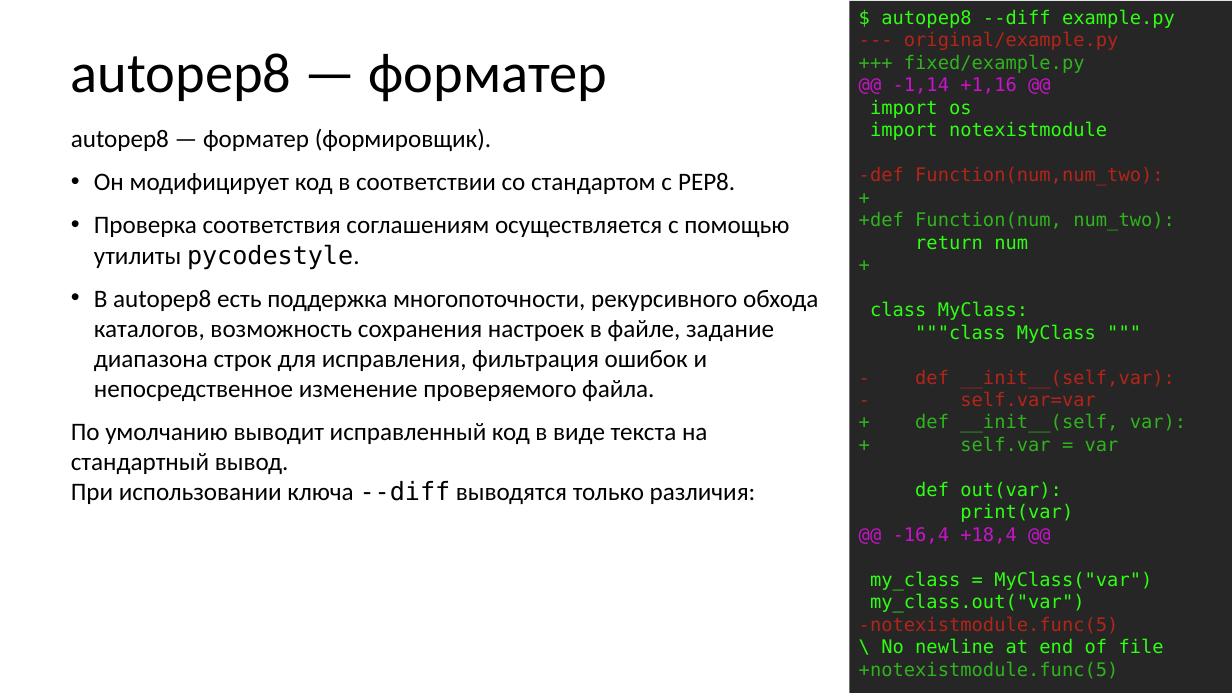
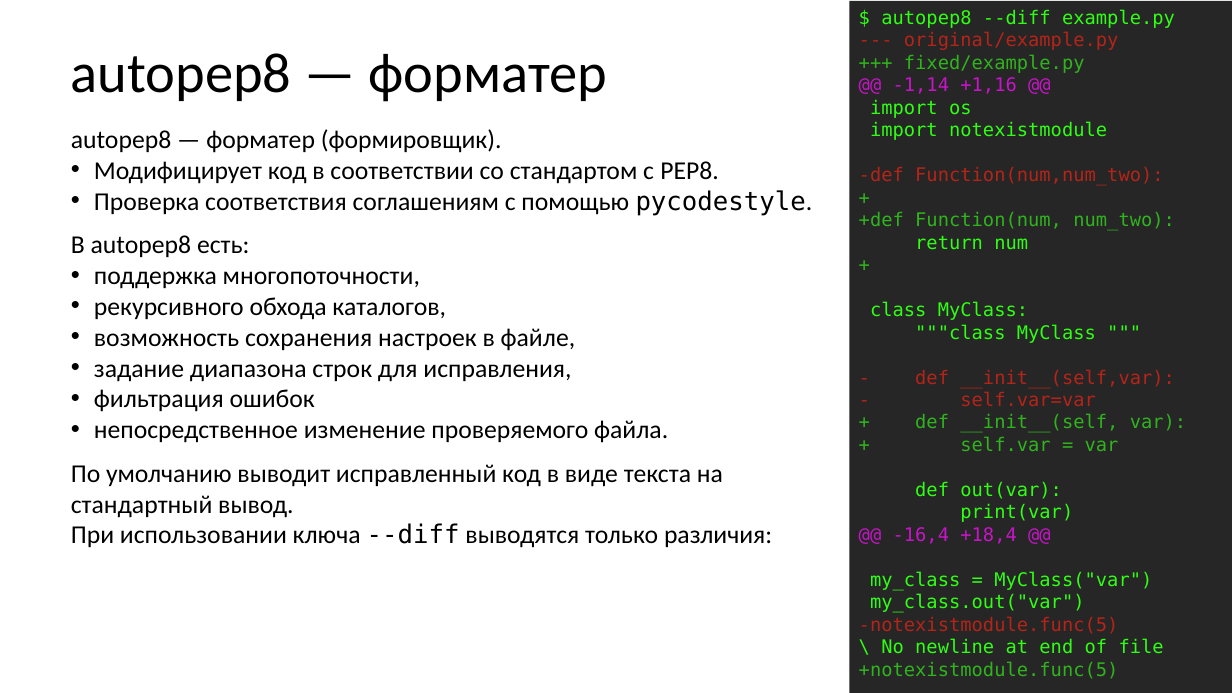
Before and after one commit to xtrueman/prog_instruments, a slide deck: slide 48 of presentations/StaticAnalysers.pptx (slide 41 before the commit). Drawn at 1232x693 pixels with LibreOffice and Linux fonts; fonts in the diff are those of the drawing. Boxes give left, top, right and bottom in pixels: in the first picture for what was removed or moved away, otherwise in the second. Text is boxed around its words. In the diff, an @@ line names an element or a change of style, - is before the commit and + after.

```diff
--- a/presentations/StaticAnalysers.pptx
+++ b/presentations/StaticAnalysers.pptx
@@ text at [71,129,772,548]: size 19.6 to 20 pt in "autopep8 — форматер (формировщик).", "По умолчанию выводит исправленный код в виде ..." @@
@@ text at [71,161,813,443]: text changed; size 19.6 to 20 pt @@
-• Он модифицирует код в соответствии со стандартом с PEP8.
-• Проверка соответствия соглашениям осуществляется с помощью утилиты pycodestyle.
-• В autopep8 есть поддержка многопоточности, рекурсивного обхода каталогов, возможность сохранения настроек в файле, задание диапазона строк для исправления, фильтрация ошибок и непосредственное изменение проверяемого файла.
+• Модифицирует код в соответствии со стандартом с PEP8.
+• Проверка соответствия соглашениям с помощью pycodestyle.
+В autopep8 есть:
+• поддержка многопоточности,
+• рекурсивного обхода каталогов,
+• возможность сохранения настроек в файле,
+• задание диапазона строк для исправления,
+• фильтрация ошибок
+• непосредственное изменение проверяемого файла.
```
Also in this commit, not shown: 41 other slides changed, 12 slides added, 2 slides removed.
